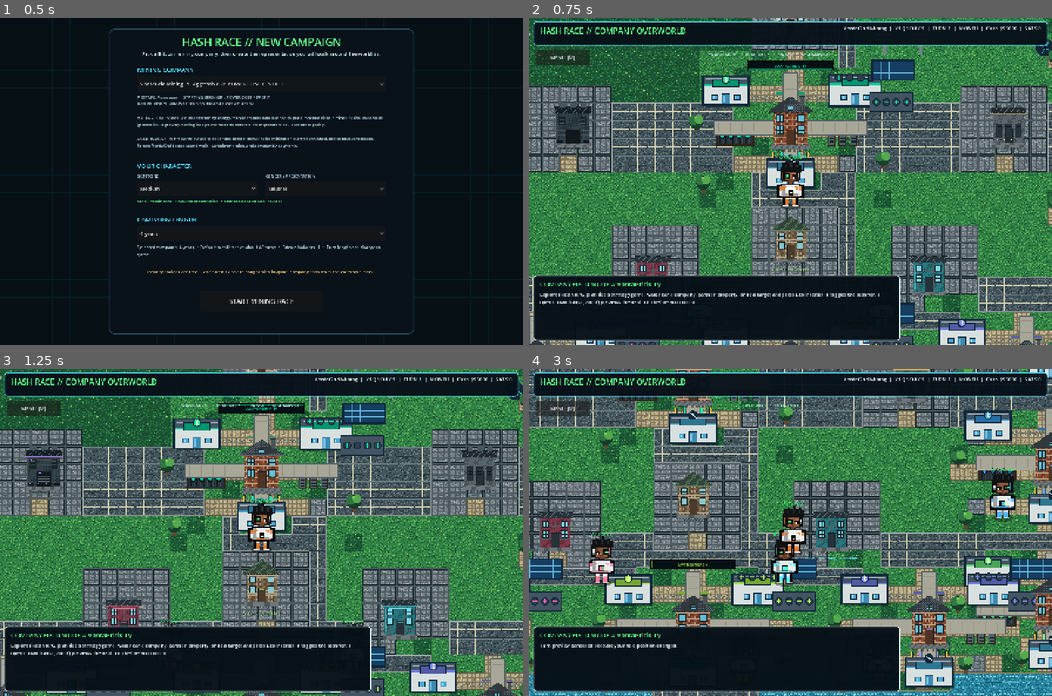
Above: before the commit, frames 1-4 (two rows, left to right).
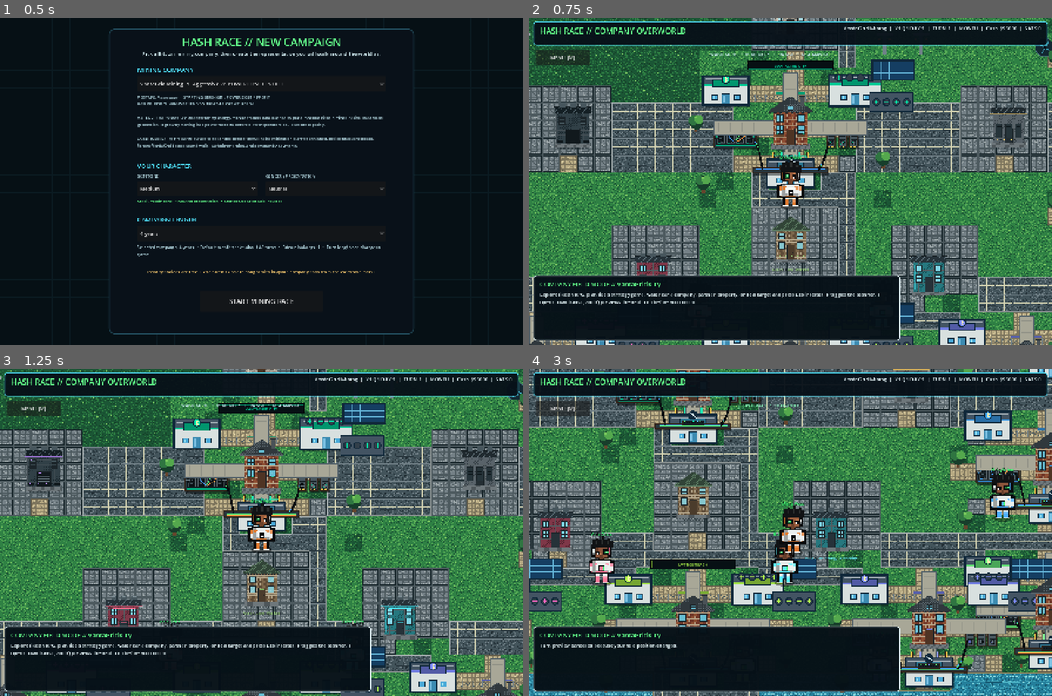
Above: after the commit, the same moments.

Repository: 1freetech/HashRace
Game: Godot game, scene res://scenes/campaign_setup.tscn
The game is run twice, just before and just after one commit, with the same random seed, the same clock (stepped at 60 frames per second) and the same inputs.
Inputs (mouse positions are in pixels of both pictures, inside the frame that each line leads up to):
- Up to frame 1 (0.5 s): no input
- Up to frame 2 (0.75 s): click "START MINING RACE" at 0.5 s
- Up to frame 3 (1.25 s): no input
- Up to frame 4 (3 s): tap Enter at 1.25, 2.1 s; move the mouse to (905, 516) at 1.27 s; hold D 1.28-2.03 s; tap E at 1.35 s; click (905, 516) at 1.42 s; tap Space at 1.52, 2.27 s; move the mouse to (685, 548) at 2.02 s; hold S 2.03-2.78 s; move the mouse to (842, 460) at 2.77 s; hold D from 2.78 s (still down); tap Q at 2.85 s

Frame 1 is identical in both runs. In frame 2, 0.8% of the frame differs, in the area x 35-64%, y 36-49%; in frame 3, 0.9%; in frame 4, 2.1%, in the area x 16-100%, y 8-94%.

Commit message:
Hash Race v0.059: add detailed data-center rack, cooling, network and cable infrastructure

Diff:
--- a/Godot/scenes/world.tscn
+++ b/Godot/scenes/world.tscn
@@ -1,7 +1,7 @@
 [gd_scene load_steps=3 format=3]
 
-; world_v055.gd -> world_v053.gd -> world_character …(420 unchanged characters)…
-[ext_resource path="res://scripts/world_v055.gd" type="Script" id="1_world"]
+; world_v059.gd -> world_v055.gd -> world_v053.gd -> world_character …(420 unchanged characters)…
+[ext_resource path="res://scripts/world_v059.gd" type="Script" id="1_world"]
 [ext_resource path="res://scripts/live_treasury_controls.gd" type="Script" id="2_treasury"]
 
 [node name="HashRaceRPGStrategyWorld" type="Node2D"]
@@ -36,5 +36,5 @@
 offset_bottom = 500.0
 theme_override_colors/font_color = Color(0.745, 0.91, 0.94, 1)
 theme_override_font_sizes/font_size = 16
-text = "Building textured terrain, wider-spaced campuses, roads, water, procedural detailed facilities, player/NPC operators, neon character labels and compact on-demand UI...\n\nIf this screen remains, the world controller failed to initialize."
+text = "Building textured terrain, wider-spaced campuses, detailed rack pods, cooling cabinets, cable trays, roads, water, player/NPC operators, neon character labels and compact on-demand UI...\n\nIf this screen remains, the world controller failed to initialize."
 horizontal_alignment = 1
--- a/Godot/scripts/capture_2d_detail.gd
+++ b/Godot/scripts/capture_2d_detail.gd
@@ -46,6 +46,13 @@
         return
     if not bool(scene.call("debug_character_detail_ready")):
         _fail("v0.053 character detail controller reported not ready")
+        return
+
+    if not scene.has_method("debug_infrastructure_detail_ready"):
+        _fail("v0.059 infrastructure detail controller is not active")
+        return
+    if not bool(scene.call("debug_infrastructure_detail_ready")):
+        _fail("v0.059 infrastructure detail controller reported not ready")
         return
 
     # Remove HUD/dialog panels from this proof so the rendered game art itself
--- a/Godot/scripts/validate_overworld.gd
+++ b/Godot/scripts/validate_overworld.gd
@@ -41,7 +41,7 @@
         "debug_personality_ratings_in_range", "debug_culture_effects_ready", "debug_culture_effects_are_material",
         "debug_culture_effects_summary", "debug_texture_spacing_ready", "debug_clean_layout_min_spacing",
         "debug_character_customization_ready", "debug_character_skin_tone", "debug_character_gender",
-        "debug_character_outfit", "debug_paid_outfits_use_game_cash", "_choose_outfit", "_open_entity", "_end_quarter"
+        "debug_character_outfit", "debug_paid_outfits_use_game_cash", "debug_infrastructure_detail_ready", "_choose_outfit", "_open_entity", "_end_quarter"
     ]
     for method_name in required_methods:
         if not scene.has_method(method_name):
@@ -139,6 +139,11 @@
         _fail("interactive buildings are still too tightly clumped")
         return
 
+    # v0.059 data-center infrastructure contract.
+    if not bool(scene.call("debug_infrastructure_detail_ready")):
+        _fail("detailed rack, cooling and network infrastructure layer did not initialize")
+        return
+
     # v0.052 character customization contract.
     if not bool(scene.call("debug_character_customization_ready")):
         _fail("character wardrobe did not initialize")
@@ -196,5 +201,5 @@
         _fail("confirmed turn settlement did not advance the turn")
         return
 
-    print("HASH RACE OVERWORLD PASS: v0.052 verified wider building spacing, richer pixel textures, cleaner map text, neon character labels, skin tone and gender/presentation customization, cash-priced outfit skins, collision-safe movement, ten mining to …(110 unchanged characters)…
+    print("HASH RACE OVERWORLD PASS: v0.059 verified wider building spacing, richer pixel textures, detailed rack/cooling/network infrastructure, cleaner map text, neon character labels, character customization, collision-safe movement, ten mining to …(110 unchanged characters)…
     quit(0)
--- /dev/null
+++ b/Godot/scripts/world_v059.gd
@@ -0,0 +1,195 @@
+extends "res://scripts/world_v055.gd"
+
+# Hash Race v0.059 infrastructure-detail pass.
+# Adapts the user-supplied Godot rack/PSU/switch drawing approach and the
+# supplied pixel-rack references into compact mining-site infrastructure that
+# reads clearly at overworld scale without adding more labels or map clutter.
+
+const INFRASTRUCTURE_DETAIL_REVISION: int = 1
+const INFRA_DETAIL_RADIUS: float = 760.0
+const RACK_LED_GREEN := Color("5dff76")
+const RACK_LED_BLUE := Color("5ec8ff")
+const RACK_LED_ORANGE := Color("ffab45")
+const CABLE_BLUE := Color("3f9cff")
+const CABLE_GREEN := Color("55e978")
+const CABLE_ORANGE := Color("ff9a3f")
+const CABLE_DARK := Color("11171b")
+const RACK_FRAME := Color("66757d")
+const RACK_FACE := Color("172126")
+const RACK_RECESS := Color("0b1115")
+
+func _ready() -> void:
+    super._ready()
+    set_meta("hashrace_infrastructure_detail_revision", INFRASTRUCTURE_DETAIL_REVISION)
+    queue_redraw()
+
+func _draw_world_props_pixel() -> void:
+    super._draw_world_props_pixel()
+
+    # Extra cable/switch detail is proximity-gated. The detailed rack pods and
+    # power cabinets replace the older simple props everywhere, while the
+    # brighter cable tray only appears around the town currently being explored.
+    for raw_zone in town_zones:
+        var zone: Dictionary = raw_zone
+        var center: Vector2 = VisualStack.snap_to_pixel(zone["center"])
+        if rep_pos.distance_to(center) > INFRA_DETAIL_RADIUS:
+            continue
+        var profile_idx: int = int(zone["profile_idx"])
+        var accent: Color = COMPANY_ACCENTS[profile_idx]
+        _draw_campus_data_bus(center, accent, profile_idx)
+
+func _draw_site_container(center: Vector2, accent: Color) -> void:
+    # Compact 4-rack compute pod. This replaces the old corrugated rectangle
+    # with recognizable server faces, status LEDs, patch cables and cooling.
+    var body := Rect2(center + Vector2(-61.0, -34.0), Vector2(122.0, 68.0))
+    draw_rect(Rect2(body.position + Vector2(4.0, 6.0), body.size), Color(0.02, 0.03, 0.04, 0.55), true)
+    draw_rect(body, WARM_OUTLINE, true)
+    draw_rect(Rect2(body.position + Vector2(3.0, 3.0), body.size - Vector2(6.0, 6.0)), STEEL_BASE, true)
+    draw_rect(Rect2(body.position + Vector2(6.0, 6.0), Vector2(110.0, 7.0)), STEEL_LIGHT.darkened(0.08), true)
+    draw_rect(Rect2(body.position + Vector2(6.0, 14.0), Vector2(110.0, 45.0)), Color("121b20"), true)
+    draw_rect(Rect2(body.position + Vector2(6.0, 60.0), Vector2(110.0, 4.0)), accent.darkened(0.25), true)
+
+    for rack in range(4):
+        var rack_center := body.position + Vector2(22.0 + float(rack) * 26.0, 37.0)
+        _draw_micro_server_rack(rack_center, accent, rack)
+
+    # Cooling fan on the left wall and a small distribution fan on the right.
+    _draw_micro_fan(body.position + Vector2(11.0, 37.0), 8.0, accent)
+    _draw_micro_fan(body.position + Vector2(111.0, 37.0), 7.0, accent)
+
+    # Internal colored patch leads mirror the supplied rack reference but stay
+    # short enough to keep the overworld clean.
+    _draw_patch_lead(body.position + Vector2(44.0, 28.0), body.position + Vector2(58.0, 51.0), CABLE_BLUE, -5.0)
+    _draw_patch_lead(body.position + Vector2(70.0, 28.0), body.position + Vector2(61.0, 51.0), CABLE_GREEN, 3.0)
+    _draw_patch_lead(body.position + Vector2(88.0, 28.0), body.position + Vector2(65.0, 51.0), CABLE_ORANGE, 7.0)
+
+    # Company-color status strip. No extra text is drawn here by design.
+    draw_rect(Rect2(body.position + Vector2(9.0, 7.0), Vector2(22.0, 3.0)), accent, true)
+    _draw_status_led(body.position + Vector2(103.0, 9.0), RACK_LED_GREEN, 2.0)
+    _draw_status_led(body.position + Vector2(110.0, 9.0), RACK_LED_BLUE, 2.0)
+
+func _draw_transformer_bank(center: Vector2, accent: Color) -> void:
+    # Three power/cooling cabinets with vents, fan faces, warning stripes and
+    # live status lights. These are deliberately taller and more mechanical
+    # than the earlier plain transformer blocks.
+    for i in range(3):
+        var p := center + Vector2(float(i) * 31.0 - 31.0, 0.0)
+        var outer := Rect2(p + Vector2(-13.0, -29.0), Vector2(26.0, 56.0))
+        draw_rect(Rect2(outer.position + Vector2(3.0, 5.0), outer.size), Color(0.02, 0.03, 0.04, 0.5), true)
+        draw_rect(outer, WARM_OUTLINE, true)
+        draw_rect(Rect2(outer.position + Vector2(3.0, 3.0), outer.size - Vector2(6.0, 6.0)), Color("4a5960"), true)
+        draw_rect(Rect2(p + Vector2(-8.0, -23.0), Vector2(16.0, 7.0)), Color("202b30"), true)
+        _draw_status_led(p + Vector2(-4.0, -20.0), RACK_LED_GREEN if i != 1 else RACK_LED_ORANGE, 2.0)
+        _draw_status_led(p + Vector2(3.0, -20.0), accent.lightened(0.18), 2.0)
+
+        for slit in range(4):
+            draw_rect(Rect2(p + Vector2(-8.0, -10.0 + float(slit) * 5.0), Vector2(16.0, 2.0)), Color("172126"), true)
+
+        _draw_micro_fan(p + Vector2(0.0, 14.0), 7.0, accent)
+        draw_rect(Rect2(p + Vector2(-3.0, -35.0), Vector2(6.0, 7.0)), accent.darkened(0.12), true)
+        draw_rect(Rect2(p + Vector2(-1.0, -39.0), Vector2(2.0, 5.0)), Color("dce9e9"), true)
+
+        # Hazard pixels make the equipment read as electrical infrastructure.
+        for stripe in range(4):
+            var stripe_color: Color = HAZARD_YELLOW if stripe % 2 == 0 else Color("20282c")
+            draw_rect(Rect2(p + Vector2(-10.0 + float(stripe) * 5.0, 23.0), Vector2(5.0, 2.0)), stripe_color, true)
+
+func _draw_campus_data_bus(center: Vector2, accent: Color, seed: int) -> void:
+    # A single cable tray below the mining HQ visually connects compute,
+    # networking and power while remaining outside the main building footprint.
+    var bus_center := VisualStack.snap_to_pixel(center + Vector2(0.0, 118.0))
+    var tray := Rect2(bus_center + Vector2(-104.0, -9.0), Vector2(208.0, 18.0))
+    draw_rect(Rect2(tray.position + Vector2(2.0, 4.0), tray.size), Color(0.02, 0.03, 0.04, 0.45), true)
+    draw_rect(tray, WARM_OUTLINE, true)
+    draw_rect(Rect2(tray.position + Vector2(3.0, 3.0), tray.size - Vector2(6.0, 6.0)), Color("28363d"), true)
+
+    # Three parallel cable paths are enough to show data/power routing without
+    # filling the map with loose cords.
+    draw_line(bus_center + Vector2(-94.0, -3.0), bus_center + Vector2(94.0, -3.0), CABLE_BLUE, 2.0)
+    draw_line(bus_center + Vector2(-94.0, 1.0), bus_center + Vector2(94.0, 1.0), CABLE_GREEN, 2.0)
+    draw_line(bus_center + Vector2(-94.0, 5.0), bus_center + Vector2(94.0, 5.0), CABLE_ORANGE, 2.0)
+
+    # Compact network switch in the center with blinking activity ports.
+    var switch_rect := Rect2(bus_center + Vector2(-31.0, -16.0), Vector2(62.0, 15.0))
+    draw_rect(switch_rect, WARM_OUTLINE, true)
+    draw_rect(Rect2(switch_rect.position + Vector2(2.0, 2.0), switch_rect.size - Vector2(4.0, 4.0)), RACK_FACE, true)
+    var pulse: int = int(Time.get_ticks_msec() / 260) % 3
+    for port in range(8):
+        var px: float = switch_rect.position.x + 6.0 + float(port) * 7.0
+        draw_rect(Rect2(px, switch_rect.position.y + 5.0, 4.0, 4.0), Color("090f12"), true)
+        var live: bool = (port + seed + pulse) % 3 != 0
+        if live:
+            var led_color: Color = RACK_LED_GREEN if port % 2 == 0 else RACK_LED_BLUE
+            draw_rect(Rect2(px + 1.0, switch_rect.position.y + 3.0, 2.0, 1.0), led_color, true)
+
+    draw_rect(Rect2(bus_center + Vector2(-3.0, -14.0), Vector2(6.0, 2.0)), accent, true)
+
+    # Short bundled drops connect the existing compute pod and power cabinets to
+    # the shared tray. Their arcs are based on the user's supplied cable code.
+    _draw_cable_bundle(center + Vector2(-99.0, 38.0), bus_center + Vector2(-77.0, -7.0), -1.0)
+    _draw_cable_bundle(center + Vector2(105.0, 40.0), bus_center + Vector2(76.0, -7.0), 1.0)
+
+func _draw_micro_server_rack(center: Vector2, accent: Color, variant: int) -> void:
+    var rect := Rect2(center + Vector2(-10.0, -20.0), Vector2(20.0, 40.0))
+    draw_rect(rect, RACK_FRAME.darkened(0.18), true)
+    draw_rect(Rect2(rect.position + Vector2(2.0, 2.0), rect.size - Vector2(4.0, 4.0)), RACK_RECESS, true)
+    draw_rect(Rect2(rect.position + Vector2(3.0, 3.0), Vector2(14.0, 4.0)), Color("263239"), true)
+
+    for tray in range(5):
+        var y: float = rect.position.y + 9.0 + float(tray) * 5.0
+        draw_rect(Rect2(Vector2(rect.position.x + 3.0, y), Vector2(14.0, 4.0)), RACK_FACE, true)
+        draw_rect(Rect2(Vector2(rect.position.x + 4.0, y + 1.0), Vector2(7.0, 1.0)), Color("43545c"), true)
+        var led_color: Color = RACK_LED_GREEN
+        if (tray + variant) % 4 == 0:
+            led_color = RACK_LED_ORANGE
+        elif (tray + variant) % 3 == 0:
+            led_color = RACK_LED_BLUE
+        _draw_status_led(Vector2(rect.position.x + 15.0, y + 2.0), led_color, 1.25)
+
+    # Bottom intake grille and company-color service tab.
+    for slit in range(4):
+        draw_rect(Rect2(rect.position + Vector2(4.0 + float(slit) * 3.0, 34.0), Vector2(2.0, 2.0)), Color("34434a"), true)
+    draw_rect(Rect2(rect.position + Vector2(2.0, 37.0), Vector2(6.0, 2.0)), accent.darkened(0.08), true)
+
+func _draw_micro_fan(center: Vector2, radius: float, accent: Color) -> void:
+    draw_circle(center, radius, Color("0a1013"))
+    draw_circle(center, radius - 2.0, Color("202b30"), false, 2.0)
+    draw_line(center + Vector2(-radius + 2.0, 0.0), center + Vector2(radius - 2.0, 0.0), Color("65747b"), 1.5)
+    draw_line(center + Vector2(0.0, -radius + 2.0), center + Vector2(0.0, radius - 2.0), Color("65747b"), 1.5)
+    draw_line(center + Vector2(-radius * 0.6, -radius * 0.6), center + Vector2(radius * 0.6, radius * 0.6), accent.darkened(0.28), 1.0)
+    draw_line(center + Vector2(-radius * 0.6, radius * 0.6), center + Vector2(radius * 0.6, -radius * 0.6), accent.darkened(0.28), 1.0)
+    draw_circle(center, 2.0, RACK_FRAME)
+
+func _draw_status_led(pos: Vector2, color: Color, size: float) -> void:
+    draw_circle(pos, size + 0.75, Color("091013"))
+    draw_circle(pos, size, color)
+    if size >= 2.0:
+        draw_circle(pos + Vector2(-0.5, -0.5), maxf(0.75, size * 0.36), color.lightened(0.32))
+
+func _draw_patch_lead(from: Vector2, to: Vector2, color: Color, curve: float) -> void:
+    var points := PackedVector2Array()
+    var steps: int = 6
+    for i in range(steps + 1):
+        var t: float = float(i) / float(steps)
+        var p: Vector2 = from.lerp(to, t)
+        p.x += sin(t * PI) * curve
+        points.append(VisualStack.snap_to_pixel(p))
+    draw_polyline(points, CABLE_DARK, 4.0, false)
+    draw_polyline(points, color, 2.0, false)
+
+func _draw_cable_bundle(from: Vector2, to: Vector2, bend_sign: float) -> void:
+    var colors: Array[Color] = [CABLE_BLUE, CABLE_GREEN, CABLE_DARK]
+    for lane in range(3):
+        var start: Vector2 = from + Vector2(0.0, float(lane) * 3.0)
+        var finish: Vector2 = to + Vector2(0.0, float(lane) * 3.0)
+        var points := PackedVector2Array()
+        for i in range(7):
+            var t: float = float(i) / 6.0
+            var p: Vector2 = start.lerp(finish, t)
+            p.y += sin(t * PI) * 15.0 * bend_sign
+            points.append(VisualStack.snap_to_pixel(p))
+        draw_polyline(points, Color("060a0d"), 4.0, false)
+        draw_polyline(points, colors[lane], 2.0, false)
+
+func debug_infrastructure_detail_ready() -> bool:
+    return INFRASTRUCTURE_DETAIL_REVISION >= 1 and INFRA_DETAIL_RADIUS <= 800.0 and town_zones.size() == 10
Not shown, changed: .github/workflows/desktop-release.yml
Not shown, changed: DOWNLOADS.md
Not shown, changed: README.md
Not shown, changed: VERSION
Not shown, changed: tools/test_pixel_landscape_ui_contract.py
